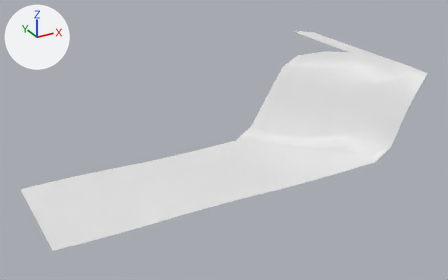
Before and after pictures for a commit that changed the OBJ model models/areas/fields_risen/preview_grass_0_2.obj.
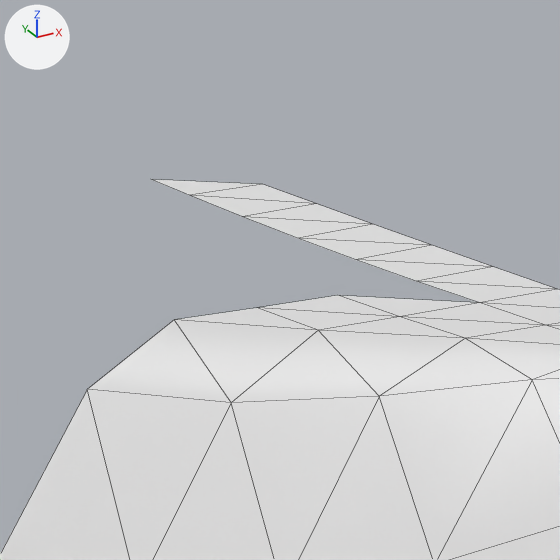
Each version is shown whole from a camera (50 mm lens) standing at (-8.4, -164.6, 28.6) and looking at (20.8, -111.5, 2.1), then close up on the part from 60% to 81% of the width and 0% to 35% of the height. Arrows for +X, +Y and +Z are at upper left; the lights stay in place. The first two pictures are the older version. The close-ups show mesh edges as thin lines. Where no turn or scale is listed for an object, it has been applied to the vertices. Vertices at exactly the same position are counted once.

Objects in the first close-up: 'preview_grass_0_2'.
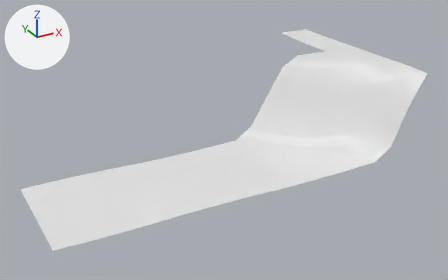
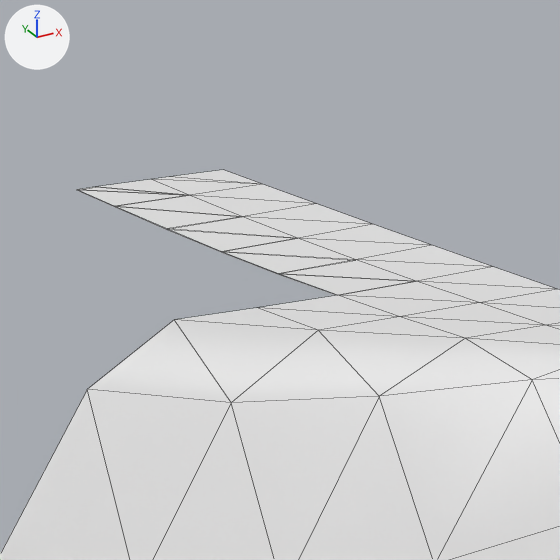
Boxes [x1, y1, x2, y2] around the edits, measured in the close-ups (560 x 560 px):
'preview_grass_0_2', reshaped: before [0, 179, 560, 560]; after [0, 170, 560, 560]
part 1 of me_preview_grass_0_2, added: after [77, 170, 479, 303]

The edits, one by one:
me_preview_grass_0_2 is used by ob_preview_grass_0_2; location (0.0, 0.0, 0.0).
me_preview_grass_0_2 had 156 vertices, 248 faces and spanned x 0.0..40.0, y -120.5..-99.0, z 0.0..9.2.
me_preview_grass_0_2 now has 180 vertices, 268 faces and spans x 0.0..40.0, y -120.5..-99.0, z 0.0..9.2.
Part 1, on me_preview_grass_0_2:
19 vertices are added at x 36.0..40.0, y -108.5..-99.0, z 9.0..9.1.
5 new vertices lie (2.0, 0.0, 0.0) away from vertices in x 36.0, y -108.5..-100.5, z 9.0..9.1.
20 new faces join them.
